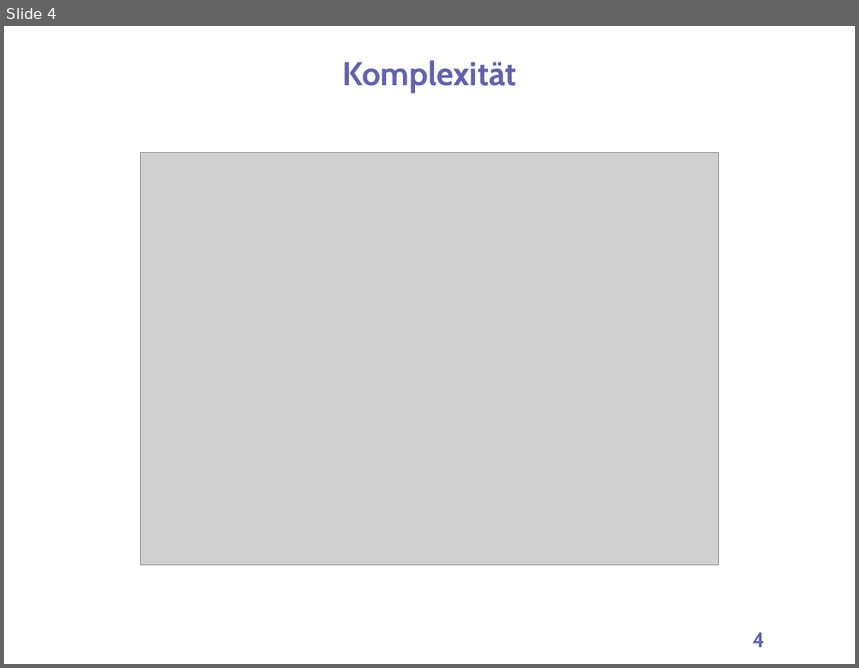
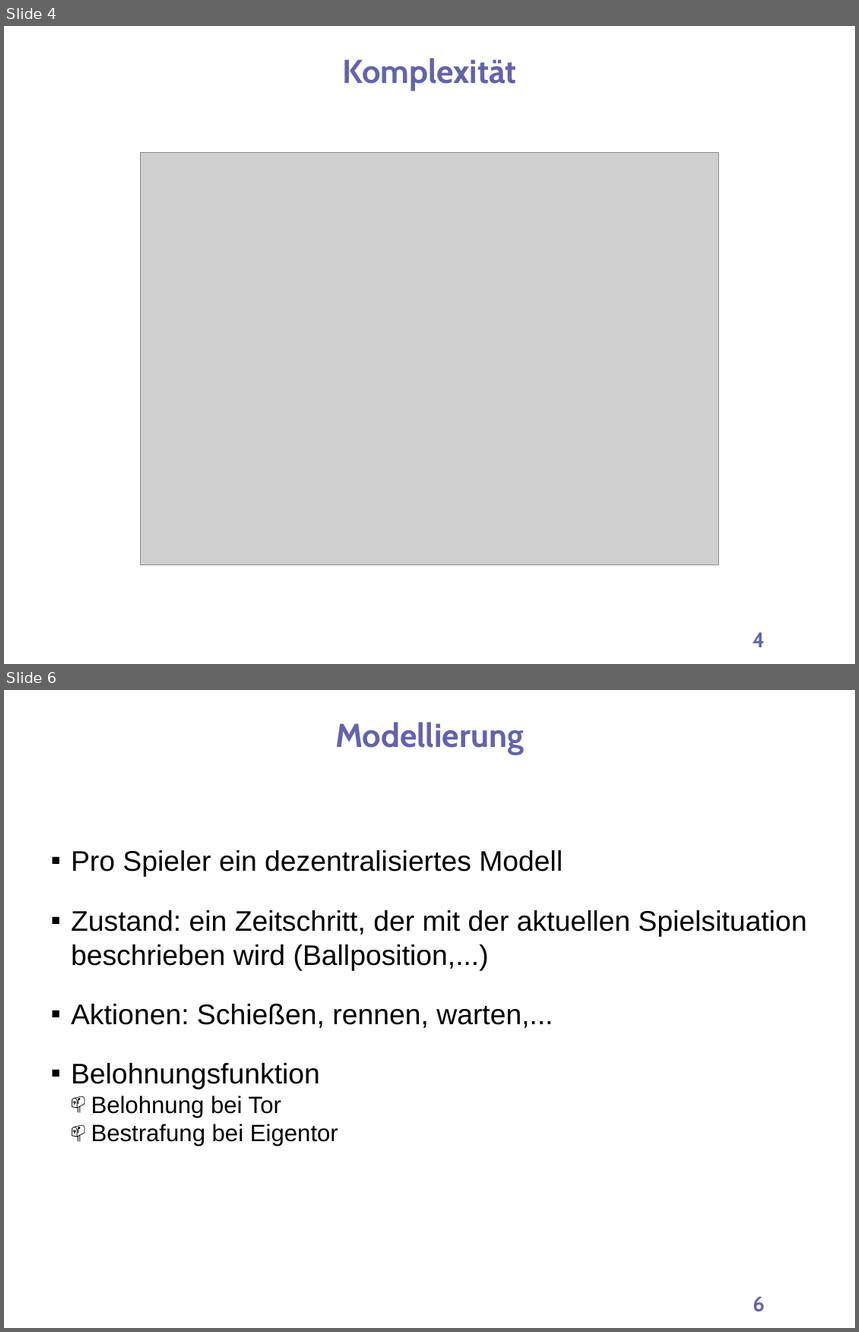
Before and after one commit to gerhardkurz/roboZen, a slide deck: presentation/1/praesentation1 (1).pptx. Shown one above the other, each under a label of ours: slide 4 before the commit, slides 4 and 6 after it; the slides between them are not shown. The pictures are 859x668 and 859x1332 pixels, drawn with LibreOffice and Linux fonts; fonts in the diff are those of the drawing; grey boxes stand for pictures; background and template pictures are left out. Boxes give left, top, right and bottom in pixels: in the first picture for what was removed or moved away, otherwise in the second. Text is boxed around its words. In the diff, an @@ line names an element or a change of style, - is before the commit and + after.

```diff
--- a/presentation/1/praesentation1 (1).pptx
+++ b/presentation/1/praesentation1 (1).pptx
@@ slide 6 added at <box>4,690,855,1328</box>, background #FFFFFF @@
@@ text added at <box>335,722,524,755</box>, 28 pt, text #6562AC, bold @@
+Modellierung
@@ text added at <box>71,850,807,1147</box>, 24 pt, text #010000 @@
+▪ Pro Spieler ein dezentralisiertes Modell
+▪ Zustand: ein Zeitschritt, der mit der aktuellen Spielsituation beschrieben wird (Ballposition,...)
+▪ Aktionen: Schießen, rennen, warten,...
+▪ Belohnungsfunktion
+  📫 Belohnung bei Tor
+  📫 Bestrafung bei Eigentor
@@ page number added at <box>753,1296,765,1312</box>, 18 pt, text #6562AC, bold @@
+6
@@ slide 4 changed as well @@
@@ text "Komplexität" at <box>343,58,517,91</box>: line spacing 1.1 to 1 @@
```
Also in this commit, not shown: 3 other slides changed, 2 other slides added.
